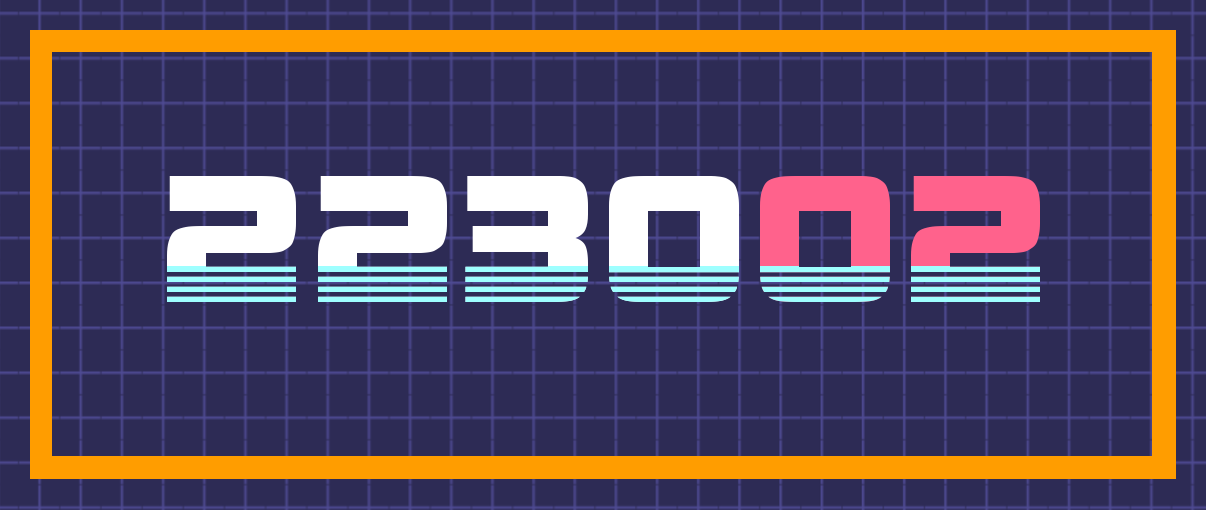
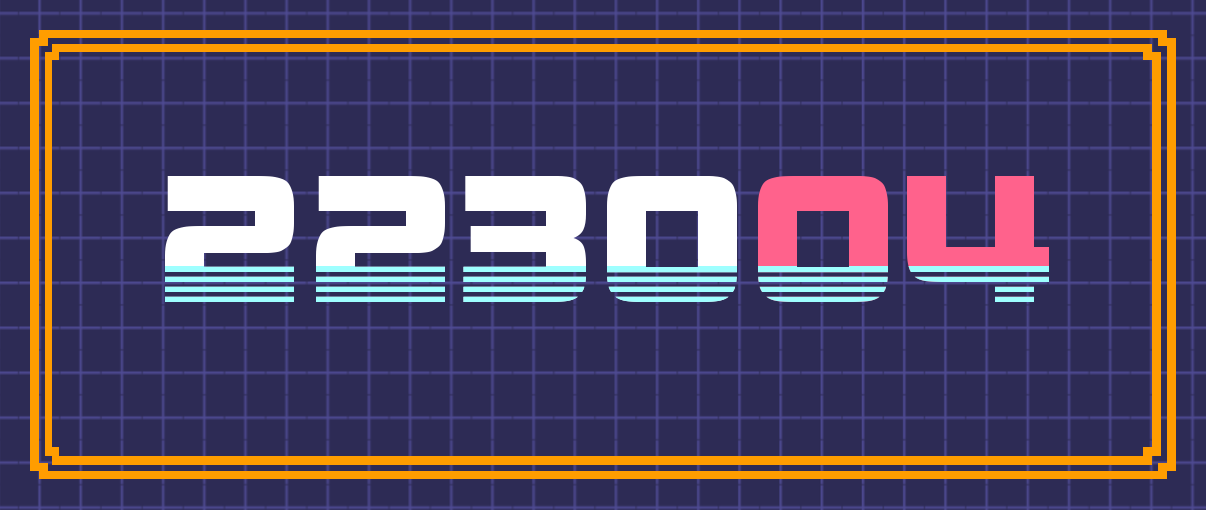
Layered file, before and after one edit (1206 × 510). Changes by layer:
renamed "223002 #1" to "223004", painted on it over [165, 266, 1049, 302]
renamed "223002" to "223004 #1", painted on it over [165, 176, 1049, 302]
painted on "Layer" over [30, 30, 1176, 479]
